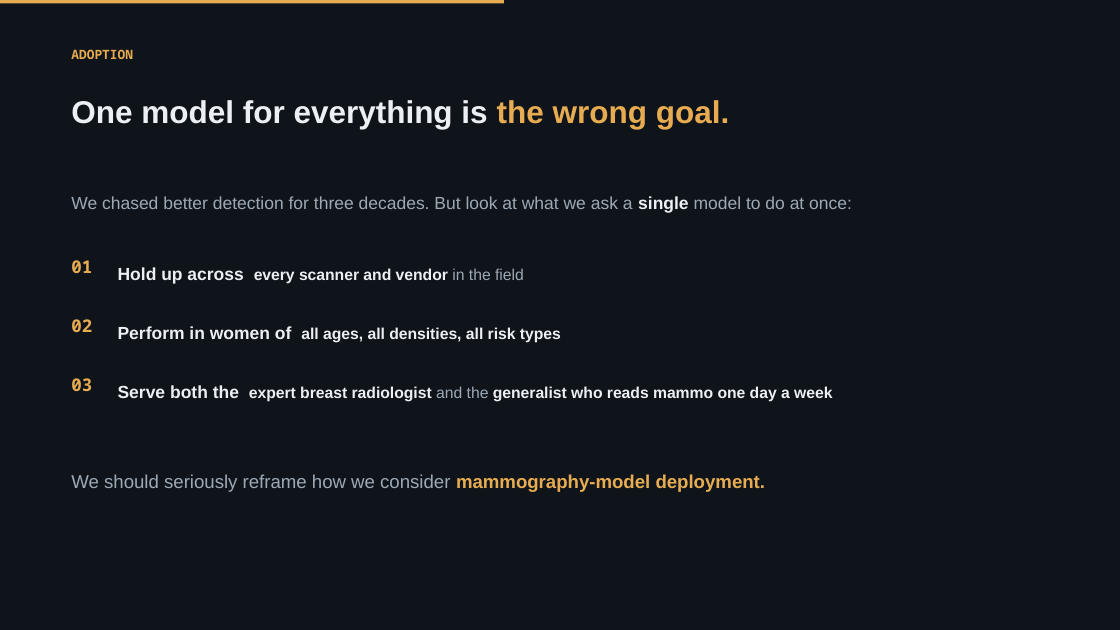
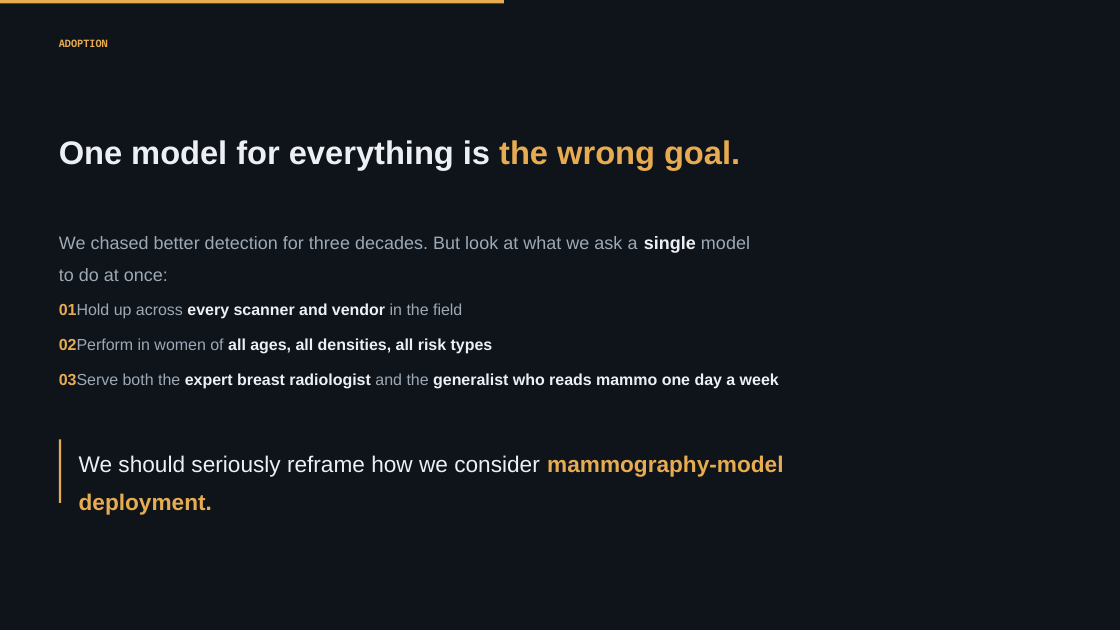
Before and after one commit to Emory-HITI/Mammo, a slide deck: slide 1 of keynote-iwbi-2026/pptx/sections/IWBI2026_Trivedi_06c_adoption.pptx. Drawn at 1120x630 pixels with LibreOffice and Linux fonts; fonts in the diff are those of the drawing; background and template pictures are left out. Boxes give left, top, right and bottom in pixels: in the first picture for what was removed or moved away, otherwise in the second. Text is boxed around its words. In the diff, an @@ line names an element or a change of style, - is before the commit and + after.

```diff
--- a/keynote-iwbi-2026/pptx/sections/IWBI2026_Trivedi_06c_adoption.pptx
+++ b/keynote-iwbi-2026/pptx/sections/IWBI2026_Trivedi_06c_adoption.pptx
@@ text "ADOPTION": place and size @@
-text "ADOPTION" at (71, 49, 133, 59)
+text "ADOPTION" at (59, 39, 108, 47)
@@ text "ADOPTION" at (59, 39, 108, 47): size 11 to 8.7 pt; line spacing 1 to 1.2 @@
@@ text "One model for everything is ...": place and size @@
-text "One model for everything is ..." at (71, 100, 729, 129)
+text "One model for everything is ..." at (59, 140, 740, 170)
@@ text "One model for everything is ..." at (59, 140, 740, 170): size 27 to 28 pt; line spacing 1.1 to 1.12 @@
@@ text "We chased better detection for ...": place and size @@
-text "We chased better detection for ..." at (71, 196, 852, 213)
+text "We chased better detection for ..." at (59, 236, 750, 281)
@@ text "We chased better detection for ..." at (59, 236, 750, 281): size 15 to 15.4 pt; line spacing 1.35 to 1.5 @@
@@ text removed at (71, 260, 92, 273) @@
-01
@@ text at (59, 303, 462, 319): text changed; size 13.5 to 13.7 pt; text colour #ECEFF3 to #9DA9B5 @@
-Hold up across every scanner and vendor in the field
+01Hold up across every scanner and vendor in the field
@@ text removed at (71, 319, 92, 332) @@
-02
@@ text at (59, 338, 493, 354): text changed; size 13.5 to 13.7 pt @@
-Perform in women of all ages, all densities, all risk types
+02Perform in women of all ages, all densities, all risk types
@@ text at (59, 373, 779, 389): text changed; size 13.5 to 13.7 pt @@
-Serve both the expert breast radiologist and the generalist who reads mammo one day a week
+03Serve both the expert breast radiologist and the generalist who reads mammo one day a week
@@ text removed at (71, 378, 92, 391) @@
-03
@@ rectangle added at (59, 439, 61, 502), fill #E7AC51 @@
@@ text "We should seriously reframe how ...": place and size @@
-text "We should seriously reframe how ..." at (71, 474, 766, 492)
+text "We should seriously reframe how ..." at (79, 455, 783, 515)
@@ text "We should seriously reframe how ..." at (79, 455, 783, 515): size 16 to 19.4 pt; text colour #9DA9B5 to #ECEFF3 in "We should seriously reframe how we consider"; line spacing 1.35 to 1.4 @@
```
Also in this commit, not shown: 1 other slide changed, 3 other files.
